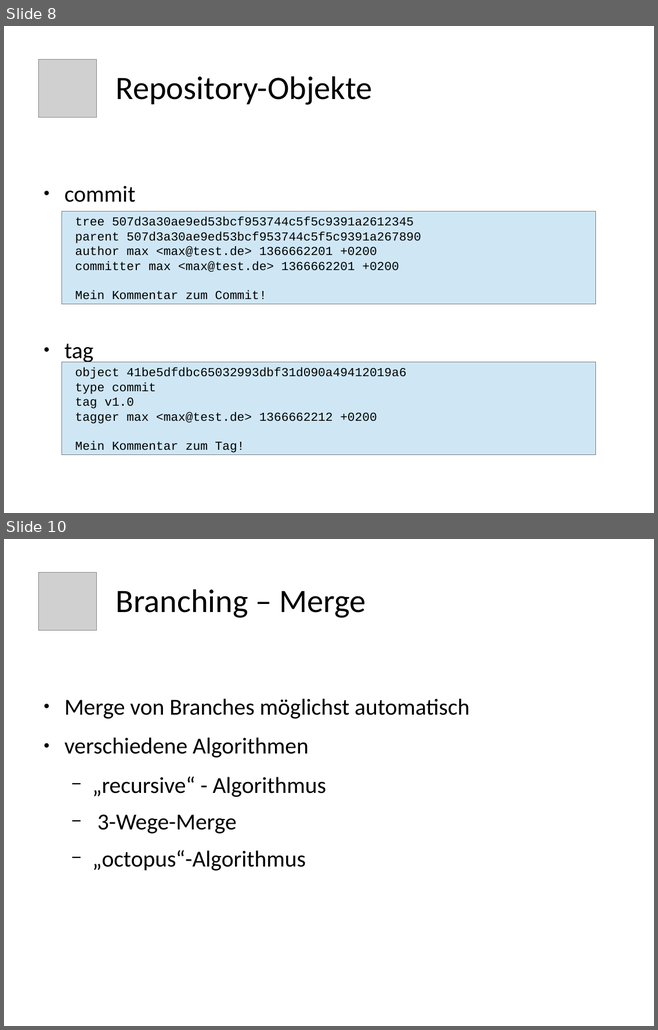
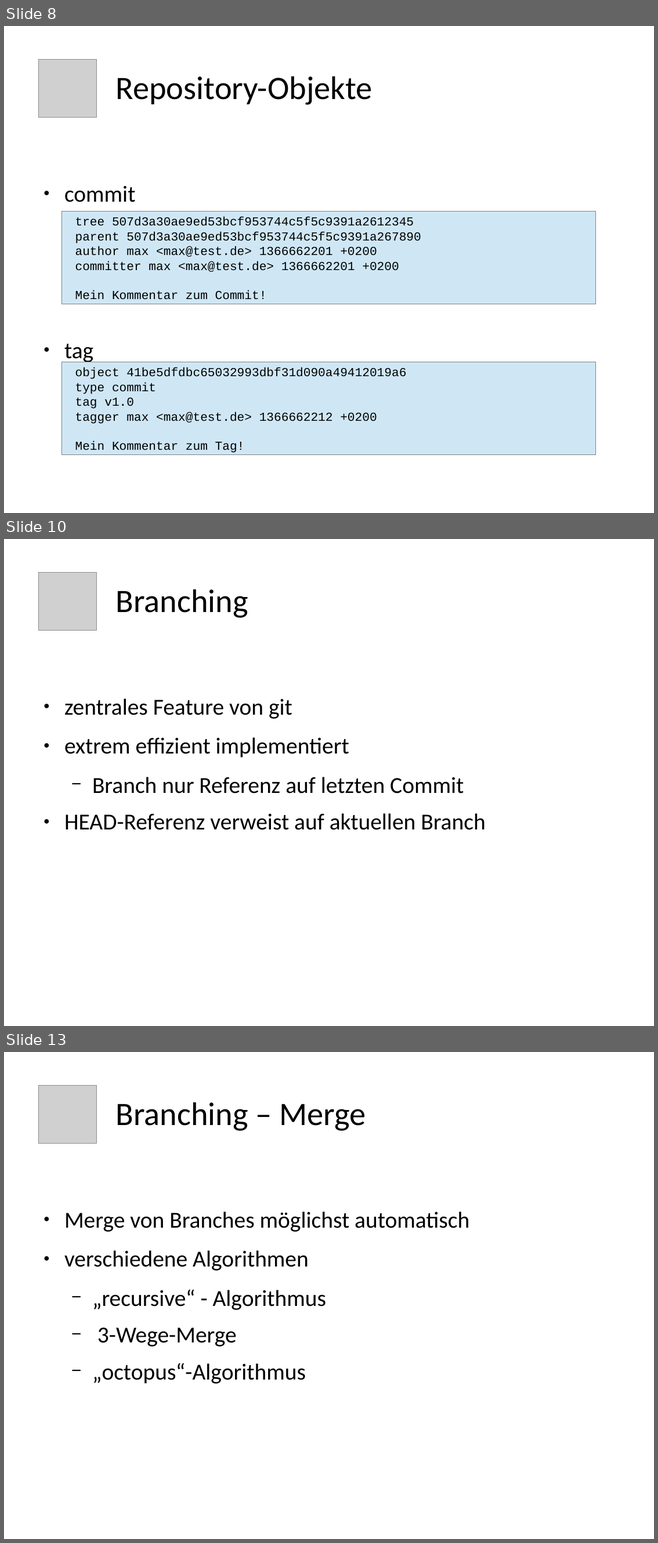
Before and after one commit to ukconet/testrepoB, a slide deck: git.odp. Shown one above the other, each under a label of ours: slides 8 and 10 before the commit, slides 8, 10 and 13 after it; the slides between them are not shown. The pictures are 658x1030 and 658x1543 pixels, drawn with LibreOffice and Linux fonts; fonts in the diff are those of the drawing; grey boxes stand for pictures. Boxes give left, top, right and bottom in pixels: in the first picture for what was removed or moved away, otherwise in the second. Text is boxed around its words. In the diff, an @@ line names an element or a change of style, - is before the commit and + after.

```diff
--- a/git.odp
+++ b/git.odp
@@ slide 10 added at box(4, 539, 654, 1026), background #FFFFFF @@
@@ picture added at box(39, 572, 97, 630) @@
@@ title added at box(116, 589, 248, 618), 40 pt, text #000000 @@
+Branching
@@ text added at box(64, 699, 485, 830), 28 pt, text #000000 @@
+● zentrales Feature von git
+● extrem effizient implementiert
+  − Branch nur Referenz auf letzten Commit
+● HEAD-Referenz verweist auf aktuellen Branch
@@ what was slide 10 is now slide 13 @@
```
Also in this commit, not shown: 7 slides changed, 7 other slides added, 3 slides removed, 59 other files.
